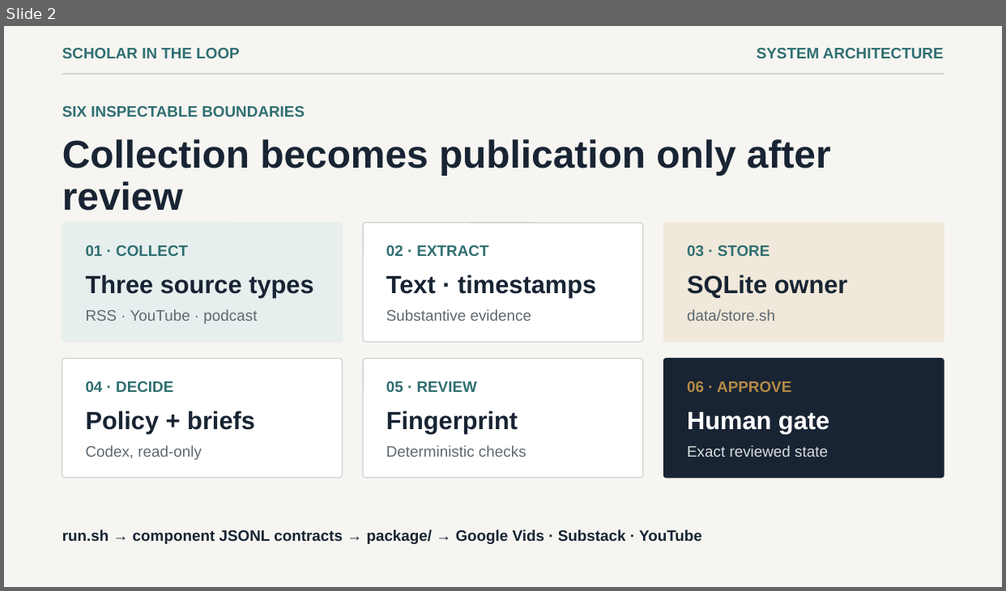
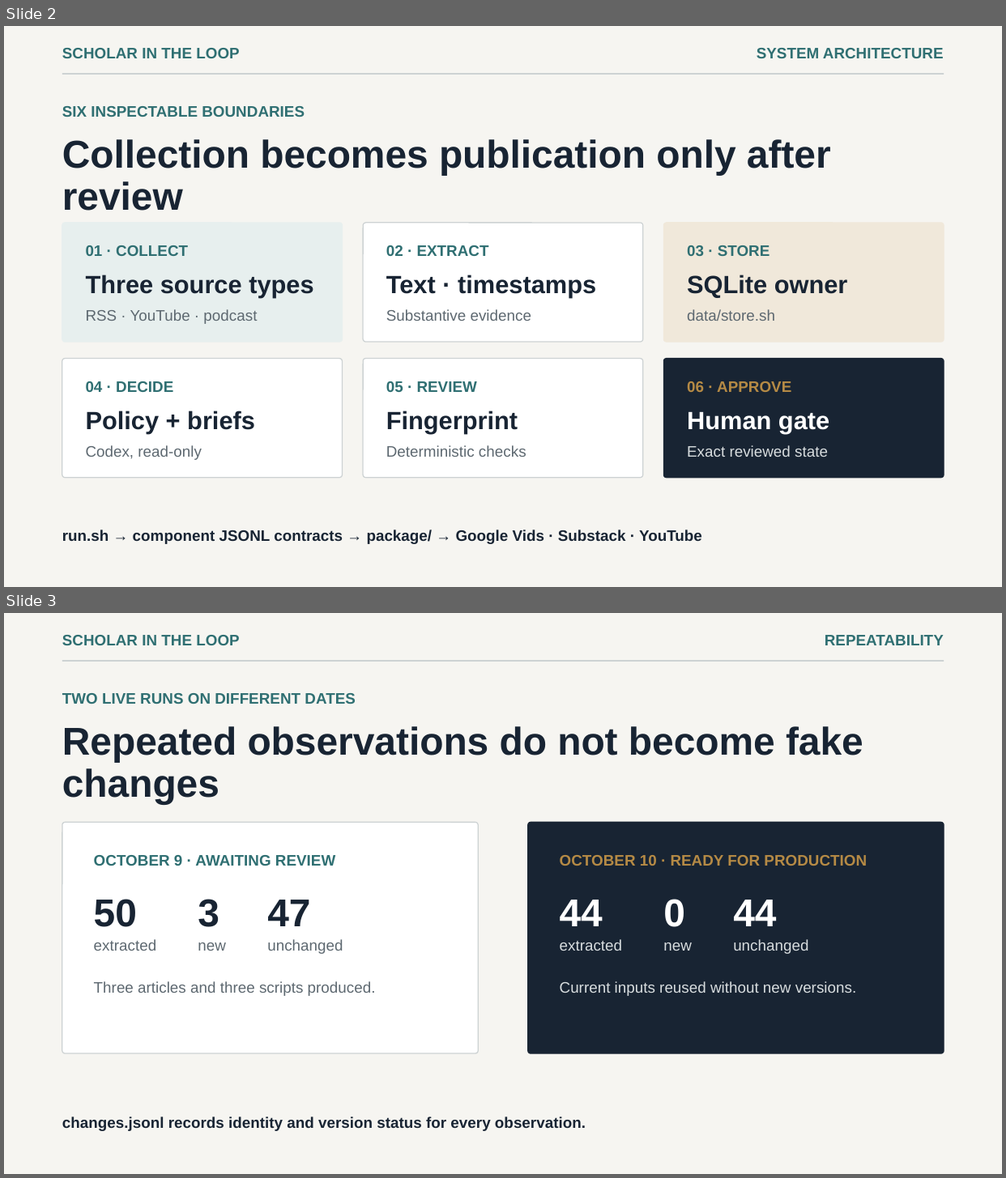
Before and after one commit to Zhekai-Li/ps04, a slide deck: runs/live-20261010T142614Z-b7aaa14e/package/technical_demo/technical-demo-human-recording.pptx. Shown one above the other, each under a label of ours: slide 2 before the commit, slides 2 and 3 after it. The pictures are 1006x591 and 1006x1178 pixels, drawn with LibreOffice and Linux fonts; fonts in the diff are those of the drawing. Boxes give left, top, right and bottom in pixels: in the first picture for what was removed or moved away, otherwise in the second. Text is boxed around its words. In the diff, an @@ line names an element or a change of style, - is before the commit and + after.

```diff
--- a/runs/live-20261010T142614Z-b7aaa14e/package/technical_demo/technical-demo-human-recording.pptx
+++ b/runs/live-20261010T142614Z-b7aaa14e/package/technical_demo/technical-demo-human-recording.pptx
@@ slide 3 added at (4,613,1002,1174), background #F6F5F1 @@
@@ text added at (62,635,239,645), 11 pt, text #2F6F72, bold @@
+SCHOLAR IN THE LOOP
@@ text added at (825,635,944,645), 11 pt, text #2F6F72, bold @@
+REPEATABILITY
@@ rectangle added at (62,660,943,661), fill #CDD2D3 @@
@@ text added at (62,693,355,704), 11 pt, text #2F6F72, bold @@
+TWO LIVE RUNS ON DIFFERENT DATES
@@ text added at (62,726,863,804), 28 pt, text #182433, bold @@
+Repeated observations do not become fake changes
@@ rounded rectangle added at (62,823,478,1054), fill #FFFFFF, outline #CDD2D3 0.75 pt @@
@@ rounded rectangle added at (528,823,944,1054), fill #182433, outline #182433 0.75 pt @@
@@ text added at (94,855,335,866), 11 pt, text #2F6F72, bold @@
+OCTOBER 9 · AWAITING REVIEW
@@ text added at (560,855,867,866), 11 pt, text #B58A45, bold @@
+OCTOBER 10 · READY FOR PRODUCTION
@@ text added at (94,899,137,927), 28 pt, text #182433, bold @@
+50
@@ text added at (198,899,219,927), 28 pt, text #182433, bold @@
+3
@@ text added at (267,900,310,926), 28 pt, text #182433, bold @@
+47
@@ text added at (560,900,603,926), 28 pt, text #FFFFFF, bold @@
+44
@@ text added at (663,899,685,927), 28 pt, text #FFFFFF, bold @@
+0
@@ text added at (733,900,776,926), 28 pt, text #FFFFFF, bold @@
+44
@@ text added at (94,939,156,951), 11 pt, text #5D6870 @@
+extracted
@@ text added at (198,943,226,951), 11 pt, text #5D6870 @@
+new
@@ text added at (267,939,343,954), 11 pt, text #5D6870 @@
+unchanged
@@ text added at (560,939,622,951), 11 pt, text #D8DDDF @@
+extracted
@@ text added at (663,943,692,951), 11 pt, text #D8DDDF @@
+new
@@ text added at (733,939,808,954), 11 pt, text #D8DDDF @@
+unchanged
@@ text added at (94,982,376,996), 11 pt, text #5D6870 @@
+Three articles and three scripts produced.
@@ text added at (560,982,856,996), 11 pt, text #D8DDDF @@
+Current inputs reused without new versions.
@@ text added at (62,1117,586,1131), 11 pt, text #182433, bold @@
+changes.jsonl records identity and version status for every observation.
```
Also in this commit, not shown: 2 other slides added, 3 slides removed, 1 other file.
